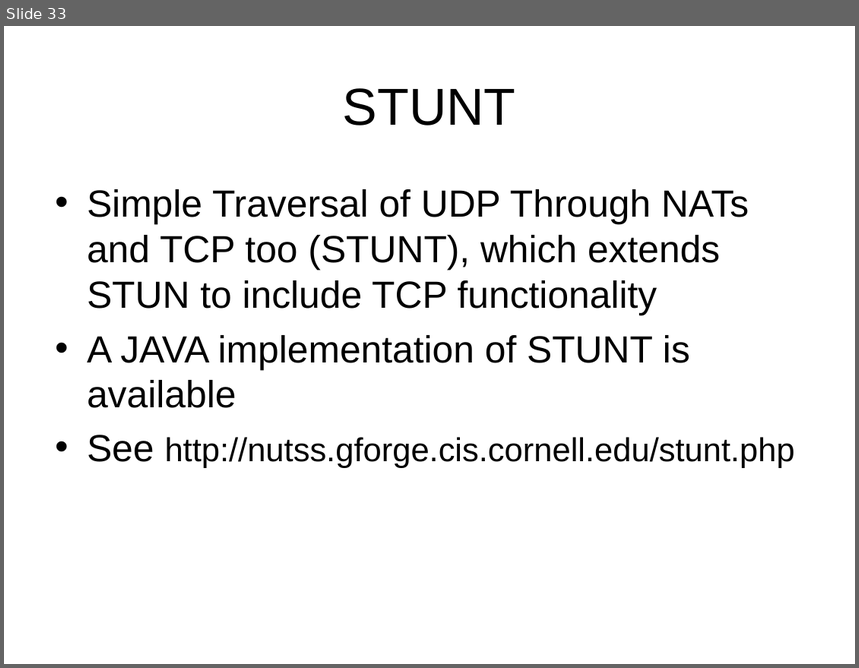
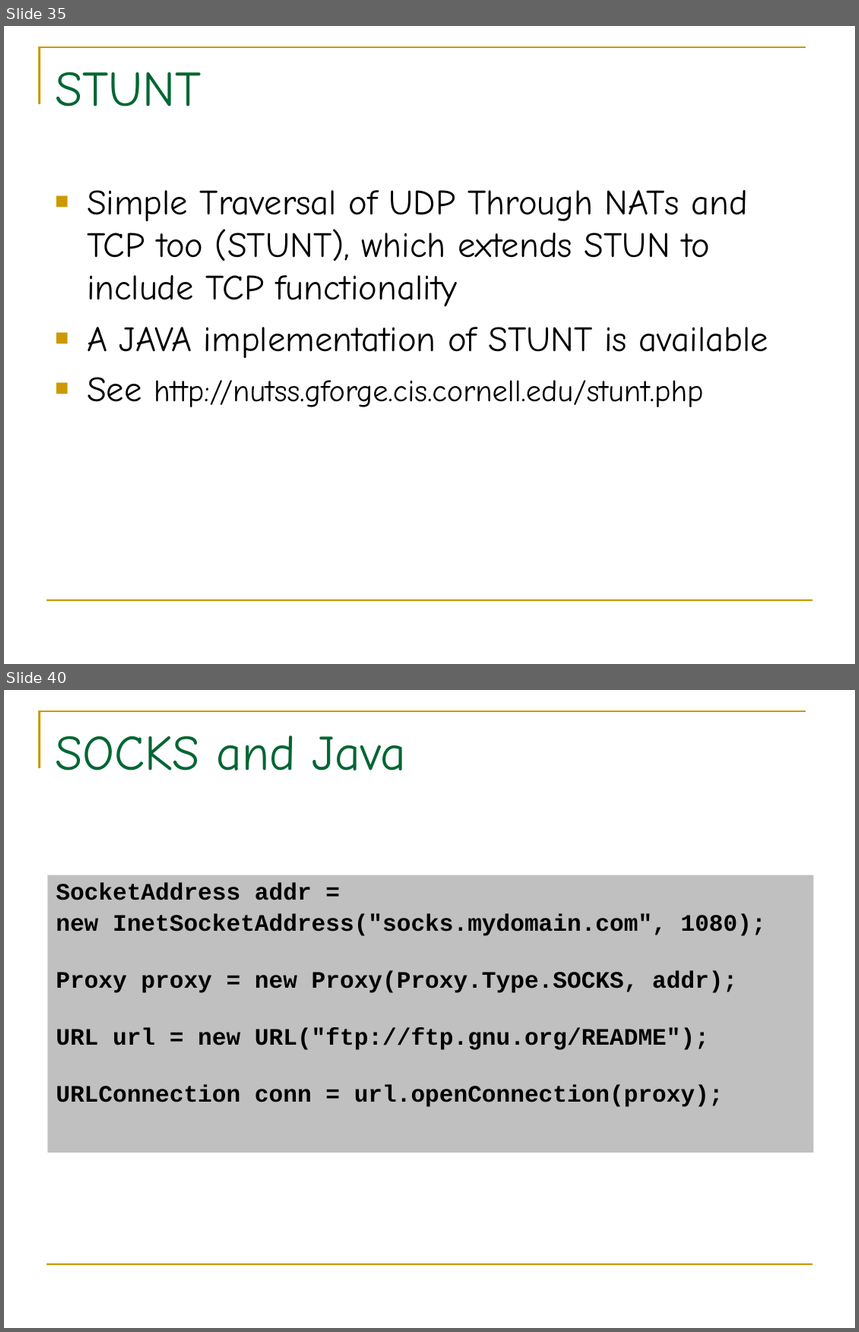
Before and after one commit to BackupTheBerlios/p2p-mentor, a slide deck: slide/nat-p2p.ppt. Shown one above the other, each under a label of ours: slide 33 before the commit, slides 35 and 40 after it; the slides between them are not shown. The pictures are 859x668 and 859x1332 pixels, drawn with LibreOffice and Linux fonts; fonts in the diff are those of the drawing. Boxes give left, top, right and bottom in pixels: in the first picture for what was removed or moved away, otherwise in the second. Text is boxed around its words. In the diff, an @@ line names an element or a change of style, - is before the commit and + after.

```diff
--- a/slide/nat-p2p.ppt
+++ b/slide/nat-p2p.ppt
@@ slide 40 added at <box>4,690,855,1328</box>, background #FFFFFF; not listed: 2 template elements that a slide beside it also shows @@
@@ title added at <box>55,736,406,771</box>, 42 pt, text #006633 @@
+SOCKS and Java
@@ text added at <box>47,875,813,1153</box>, fill #C0C0C0, 20 pt, text #000000, bold @@
+SocketAddress addr =
+new InetSocketAddress("socks.mydomain.com", 1080);
+Proxy proxy = new Proxy(Proxy.Type.SOCKS, addr);
+URL url = new URL("ftp://ftp.gnu.org/README");
+URLConnection conn = url.openConnection(proxy);
@@ what was slide 33 is now slide 35 @@
@@ slide 35 changed as well @@
@@ freeform shape added at <box>40,47,806,104</box>, outline #CC9900 1.5 pt @@
@@ title "STUNT" at <box>55,72,201,107</box>: size 44 to 42 pt, font Arial to Comic Neue, text colour #000000 to #006633; alignment centre to left; vertical alignment middle to top @@
@@ text "Simple Traversal of UDP Through ..." at <box>87,190,769,408</box>: size 32 to 30 pt in "Simple Traversal of UDP Through NATs and ...", "A JAVA implementation of STUNT is available", "See"; font Arial to Comic Neue; size 28 to 26 pt in "http://nutss.gforge.cis.cornell.edu/stunt.php"; bullet • to ■; bullet colour #000000 to #CC9900 @@
@@ line added from (47, 601) to (813, 601), #CC9900 1.5 pt @@
```
Also in this commit, not shown: 35 other slides changed, 10 other slides added, 5 slides removed.
